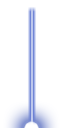
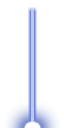
Comparing the layer stacks of the two 64px x 128px images. Changes:
added layer "Layer 3" above "Layer 2" over [33, 7, 61, 128]
hid "Rectangle 1 copy" over [32, 7, 60, 128]
